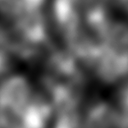
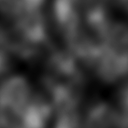
Layered file, before and after one edit (128x128). Changes by layer:
showed group "Group 1" (6 layers) over [0, 0, 128, 128]
